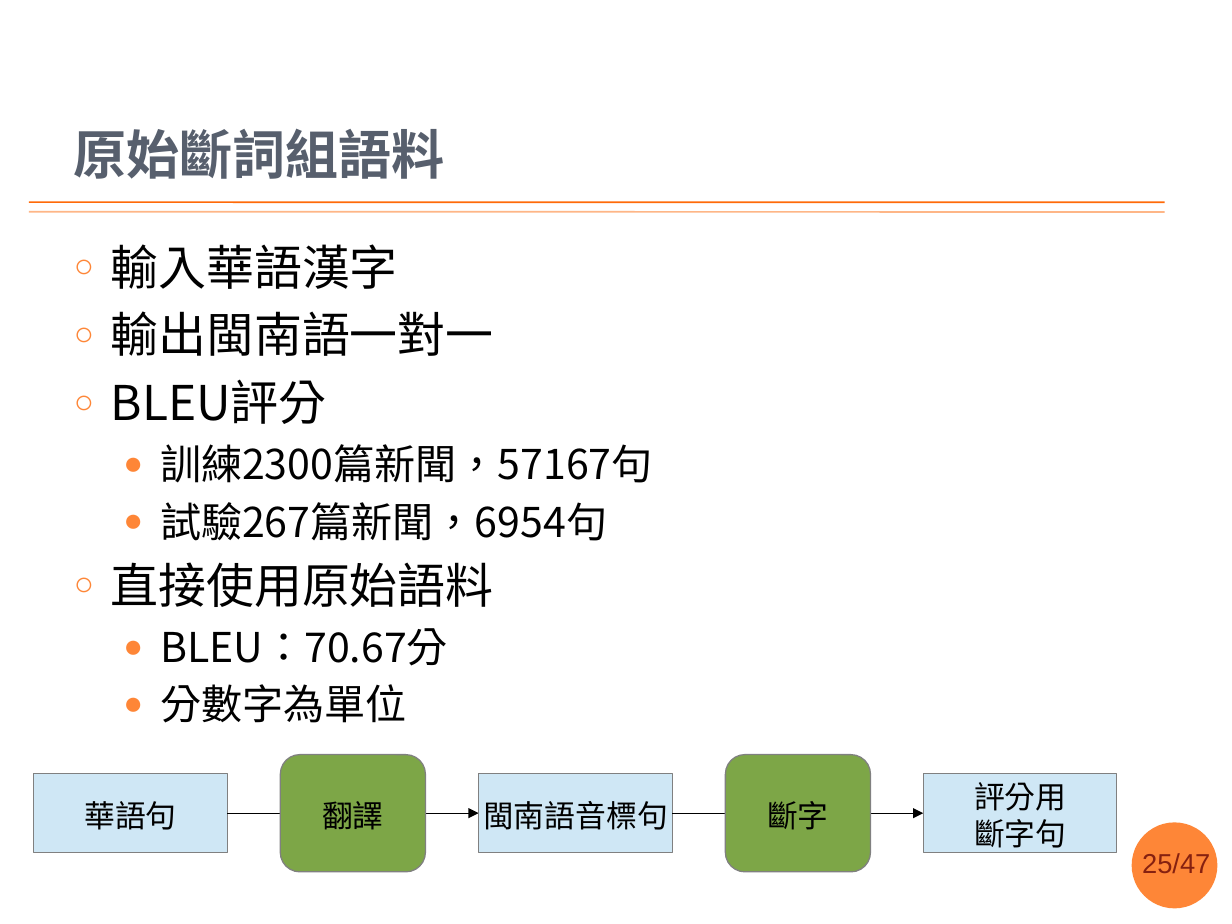
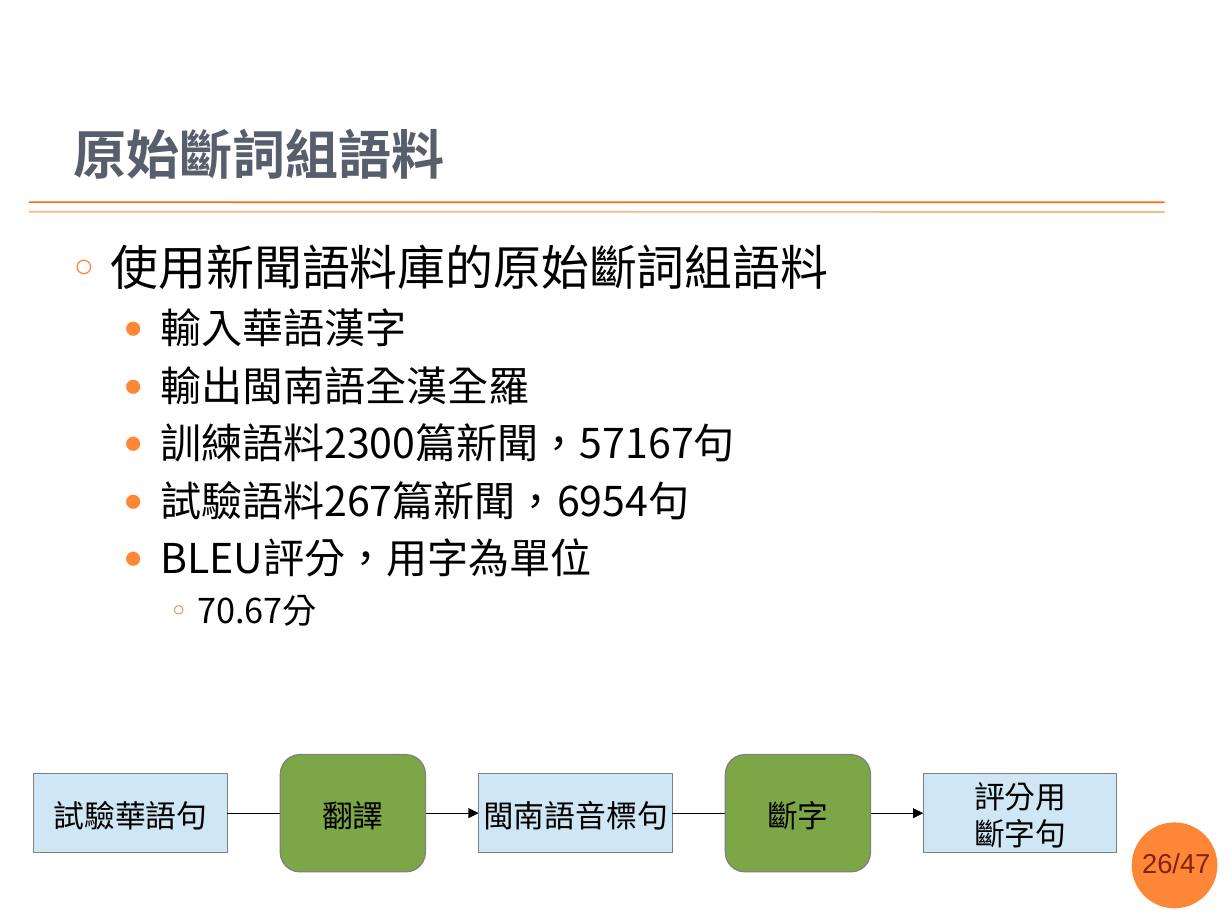
Before and after one commit to sih4sing5hong5/po3-ko3_tau5-iann2-phinn3, a slide deck: slide 26 of 翻譯報告.pptx (slide 25 before the commit). Drawn at 1232x924 pixels with LibreOffice and Linux fonts; fonts in the diff are those of the drawing; background and template pictures are left out. Boxes give left, top, right and bottom in pixels: in the first picture for what was removed or moved away, otherwise in the second. Text is boxed around its words. In the diff, an @@ line names an element or a change of style, - is before the commit and + after.

```diff
--- a/翻譯報告.pptx
+++ b/翻譯報告.pptx
@@ text at (111,244,829,289): paragraph added @@
+○ 使用新聞語料庫的原始斷詞組語料
@@ text at (160,308,406,347): size 28 to 24 pt in "輸入華語漢字"; bullet ○ to ●; list level 1 to 2 in "輸入華語漢字" @@
@@ text at (160,366,735,626): text changed @@
-○ 輸出閩南語一對一
-○ BLEU評分
-  ● 訓練2300篇新聞，57167句
-  ● 試驗267篇新聞，6954句
-○ 直接使用原始語料
-  ● BLEU：70.67分
-  ● 分數字為單位
+  ● 輸出閩南語全漢全羅
+  ● 訓練語料2300篇新聞，57167句
+  ● 試驗語料267篇新聞，6954句
+  ● BLEU評分，用字為單位
+    ○ 70.67分
@@ text in rectangle at (53,801,207,830): text changed @@
-華語句
+試驗華語句
@@ page number at (1142,853,1210,873): text changed @@
-25/47
+26/47
```
Also in this commit, not shown: 14 other slides changed, 4 slides added, 3 slides removed.
